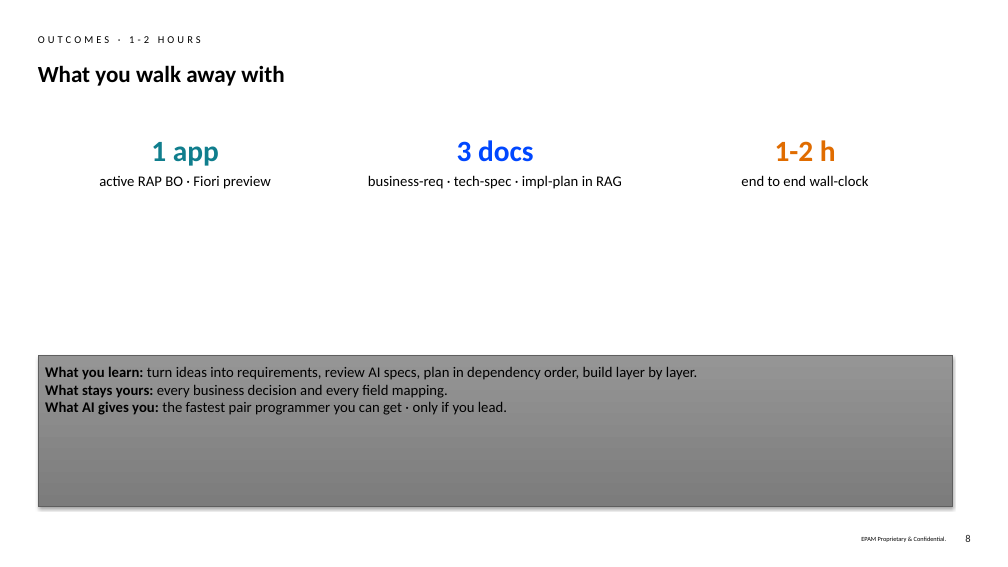
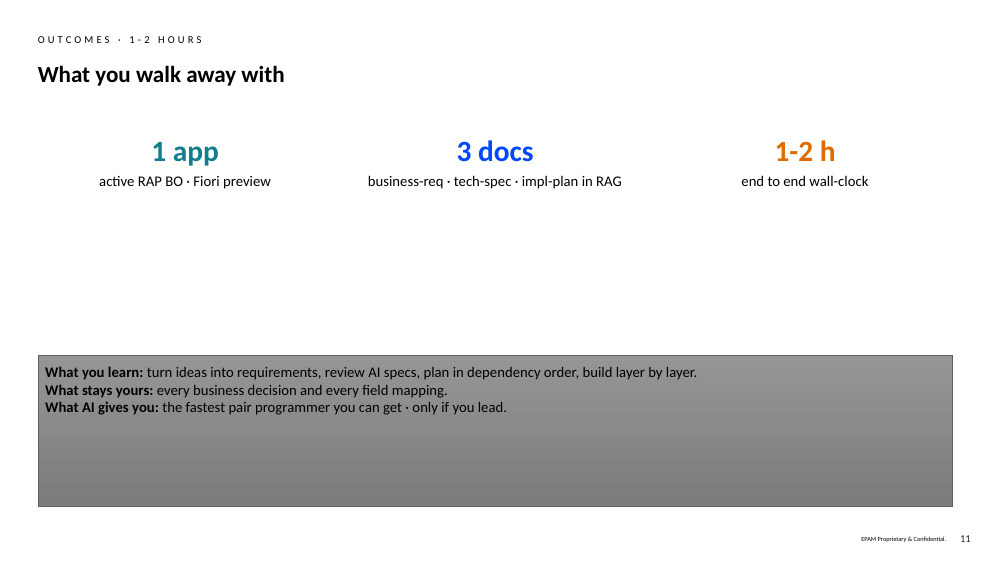
Before and after one commit to fr0ster/cloud-llm-hub, a slide deck: slide 11 of docs/tutorials/rap-bo-book-catalog/examples/book-catalog/report.simple-deck.pptx (slide 8 before the commit). Drawn at 1008x567 pixels with LibreOffice and Linux fonts; fonts in the diff are those of the drawing; background and template pictures are left out. Boxes give left, top, right and bottom in pixels: in the first picture for what was removed or moved away, otherwise in the second. Text is boxed around its words. In the diff, an @@ line names an element or a change of style, - is before the commit and + after.

```diff
--- a/docs/tutorials/rap-bo-book-catalog/examples/book-catalog/report.simple-deck.pptx
+++ b/docs/tutorials/rap-bo-book-catalog/examples/book-catalog/report.simple-deck.pptx
@@ rectangle "What you learn: turn ideas ..." at (38,355,953,507): shadow off @@
@@ page number at (960,535,971,542): text changed @@
-8
+11
```
Also in this commit, not shown: 6 other slides changed, 3 slides added, 2 other files.
